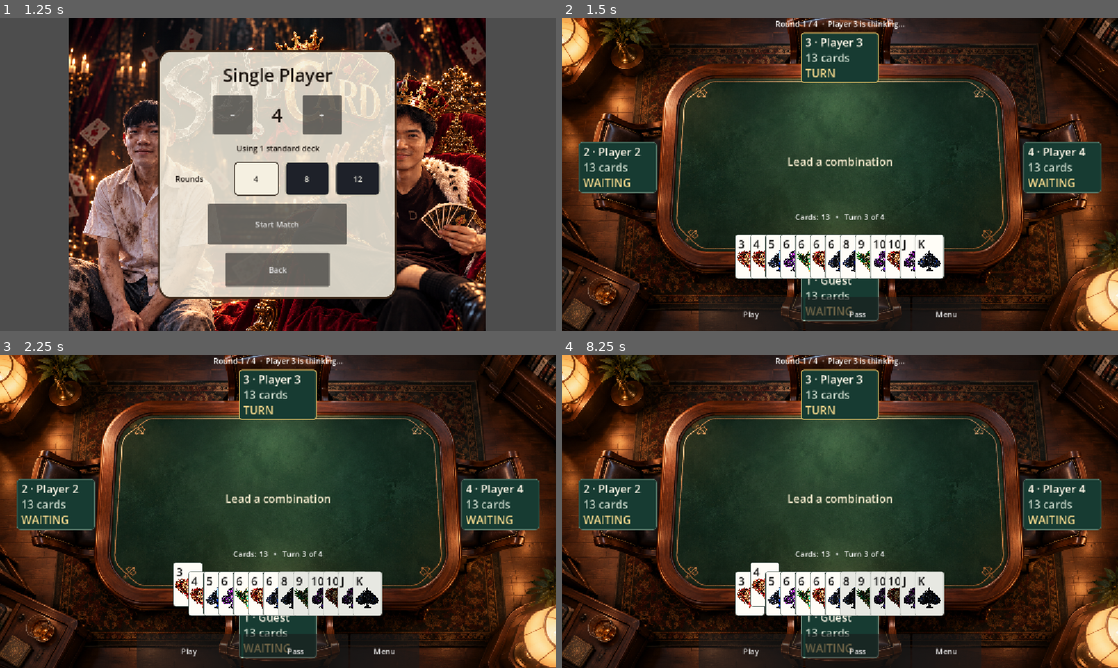
Above: before the commit, frames 1-4 (two rows, left to right).
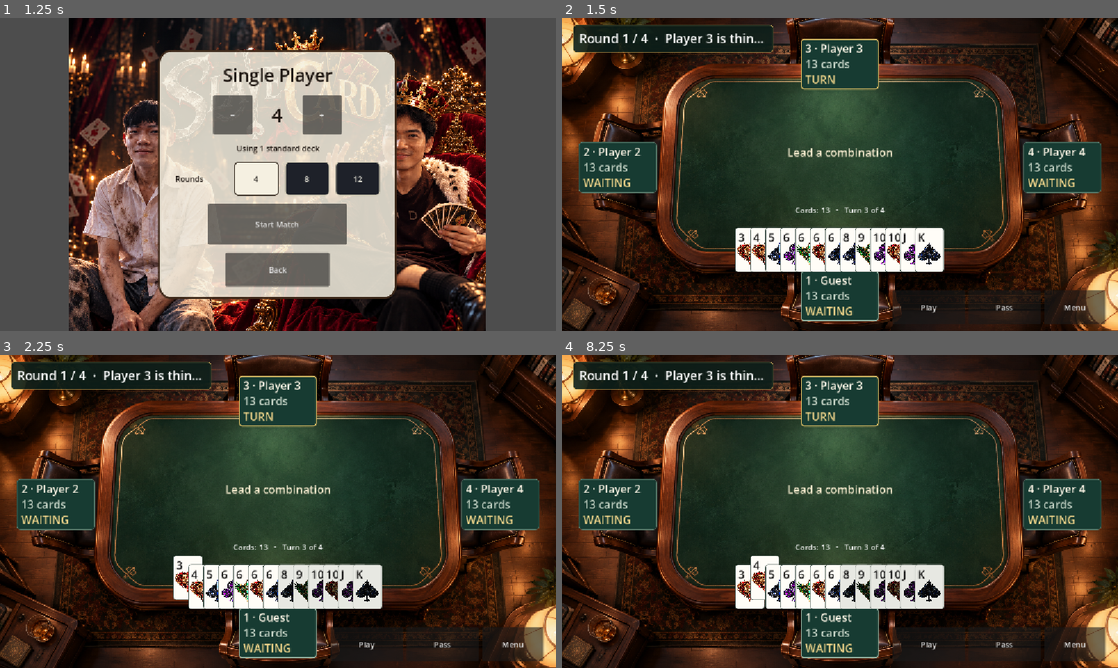
Above: after the commit, the same moments.

Repository: Bankydog/slave-card
Game: Godot game, scene res://scenes/main.tscn
Two runs of this game, one before a commit and one after it. Both use one fixed random seed, a clock stepped at 60 frames per second and the inputs below.
Inputs (mouse positions are in pixels of both pictures, inside the frame that each line leads up to):
- Up to frame 1 (1.25 s): click "Single Player" at 0.5 s
- Up to frame 2 (1.5 s): click "Start Match" at 1.25 s
- Up to frame 3 (2.25 s): click (189, 592) at 2.02 s
- Up to frame 4 (8.25 s): click (751, 583) at 2.77 s; click (751, 592) at 3.52 s; click (751, 583) at 4.27 s; click (751, 586) at 5.02 s; click (751, 577) at 5.77 s; click (751, 586) at 6.52 s; click (751, 577) at 7.27 s; click (762, 592) at 8.02 s

Frame 1 is identical in both runs. In frame 2, 11% of the frame differs, in the area x 2-98%, y 0-100%; in frame 3, 11%; in frame 4, 11%.

Commit message:
Adjust gameplay HUD layout

Diff:
--- a/scripts/ui/game_ui.gd
+++ b/scripts/ui/game_ui.gd
@@ -399,9 +399,32 @@
 	root.set_anchors_and_offsets_preset(Control.PRESET_FULL_RECT)
 	root.add_theme_constant_override("separation", roundi((4.0 if _is_compact_view() else 10.0) * _display_scale()))
 	add_child(root)
+	var status_panel := PanelContainer.new()
+	status_panel.name = "RoundStatusPanel"
+	status_panel.mouse_filter = Control.MOUSE_FILTER_IGNORE
+	status_panel.set_anchors_and_offsets_preset(Control.PRESET_TOP_LEFT)
+	var hud_scale := _display_scale()
+	status_panel.position = Vector2(16.0, 10.0) * hud_scale
+	status_panel.size = Vector2(get_viewport_rect().size.x * 0.36, 40.0 * hud_scale)
+	var status_style := StyleBoxFlat.new()
+	status_style.bg_color = Color(0.05, 0.12, 0.10, 0.90)
+	status_style.border_color = Color("#c9a958")
+	status_style.set_border_width_all(1)
+	status_style.set_corner_radius_all(6)
+	status_style.content_margin_left = 8.0 * hud_scale
+	status_style.content_margin_right = 8.0 * hud_scale
+	status_style.content_margin_top = 3.0 * hud_scale
+	status_style.content_margin_bottom = 3.0 * hud_scale
+	status_panel.add_theme_stylebox_override("panel", status_style)
+	add_child(status_panel)
 	title_label = Label.new()
-	title_label.horizontal_alignment = HORIZONTAL_ALIGNMENT_CENTER
-	root.add_child(title_label)
+	title_label.horizontal_alignment = HORIZONTAL_ALIGNMENT_LEFT
+	title_label.vertical_alignment = VERTICAL_ALIGNMENT_CENTER
+	title_label.clip_text = true
+	title_label.text_overrun_behavior = TextServer.OVERRUN_TRIM_ELLIPSIS
+	title_label.add_theme_font_size_override("font_size", maxi(16, roundi(18.0 * hud_scale)))
+	status_panel.add_child(title_label)
+	_layout_round_status_panel()
 	table_presentation = TablePresentationScript.new()
 	table_presentation.size_flags_horizontal = Control.SIZE_EXPAND_FILL
 	table_presentation.size_flags_vertical = Control.SIZE_EXPAND_FILL
@@ -422,37 +445,60 @@
 	hand_box.alignment = BoxContainer.ALIGNMENT_CENTER
 	hand_box.add_theme_constant_override("separation", roundi((-21.0 if _is_compact_view() else -29.0) * _display_scale()))
 	hand_center.add_child(hand_box)
+	var action_margin := MarginContainer.new()
+	action_margin.size_flags_horizontal = Control.SIZE_EXPAND_FILL
+	action_margin.add_theme_constant_override("margin_right", roundi(18.0 * _display_scale()))
+	action_margin.add_theme_constant_override("margin_bottom", roundi(10.0 * _display_scale()))
+	root.add_child(action_margin)
+	var action_row := HBoxContainer.new()
+	action_row.size_flags_horizontal = Control.SIZE_EXPAND_FILL
+	action_margin.add_child(action_row)
+	var action_spacer := Control.new()
+	action_spacer.size_flags_horizontal = Control.SIZE_EXPAND_FILL
+	action_row.add_child(action_spacer)
 	buttons_box = HBoxContainer.new()
-	buttons_box.alignment = BoxContainer.ALIGNMENT_CENTER
-	root.add_child(buttons_box)
+	buttons_box.alignment = BoxContainer.ALIGNMENT_END
+	buttons_box.add_theme_constant_override("separation", roundi((5.0 if _is_compact_view() else 10.0) * _display_scale()))
+	action_row.add_child(buttons_box)
 	var play := Button.new()
 	play.name = "PlayButton"
 	play.text = "Play"
-	play.custom_minimum_size = Vector2(150, 48 if _is_compact_view() else 56) * _display_scale()
+	play.custom_minimum_size = Vector2(104 if _is_compact_view() else 150, 48 if _is_compact_view() else 56) * _display_scale()
 	play.pressed.connect(_play_selected)
 	buttons_box.add_child(play)
 	var pass_button := Button.new()
 	pass_button.name = "PassButton"
 	pass_button.text = "Pass"
-	pass_button.custom_minimum_size = Vector2(150, 48 if _is_compact_view() else 56) * _display_scale()
+	pass_button.custom_minimum_size = Vector2(104 if _is_compact_view() else 150, 48 if _is_compact_view() else 56) * _display_scale()
 	pass_button.pressed.connect(_pass)
 	buttons_box.add_child(pass_button)
 	var exchange_button := Button.new()
 	exchange_button.name = "ExchangeButton"
 	exchange_button.text = "Return selected"
-	exchange_button.custom_minimum_size = Vector2(190, 48 if _is_compact_view() else 56) * _display_scale()
+	exchange_button.custom_minimum_size = Vector2(154 if _is_compact_view() else 190, 48 if _is_compact_view() else 56) * _display_scale()
 	exchange_button.pressed.connect(_submit_local_exchange)
 	exchange_button.hide()
 	buttons_box.add_child(exchange_button)
 	var menu := Button.new()
 	menu.text = "Menu"
-	menu.custom_minimum_size = Vector2(100, 48 if _is_compact_view() else 56) * _display_scale()
+	menu.custom_minimum_size = Vector2(88 if _is_compact_view() else 100, 48 if _is_compact_view() else 56) * _display_scale()
 	menu.pressed.connect(_return_to_main_menu)
 	buttons_box.add_child(menu)
 
+func _layout_round_status_panel() -> void:
+	if not is_instance_valid(title_label):
+		return
+	var panel := title_label.get_parent() as Control
+	if not is_instance_valid(panel):
+		return
+	var hud_scale := _display_scale()
+	panel.position = Vector2(16.0, 10.0) * hud_scale
+	panel.size = Vector2(get_viewport_rect().size.x * 0.36, 40.0 * hud_scale)
+
 func _refresh() -> void:
 	if state == null or not is_instance_valid(hand_box):
 		return
+	_layout_round_status_panel()
 	if local_phase == "results":
 		return
 	if state.finishing_order.size() == state.players.size():
--- a/scripts/ui/multiplayer_flow.gd
+++ b/scripts/ui/multiplayer_flow.gd
@@ -62,6 +62,7 @@
 func _ready() -> void:
 	name = "MultiplayerFlow"
 	set_anchors_and_offsets_preset(Control.PRESET_FULL_RECT)
+	resized.connect(_layout_game_status_panel)
 	endpoint = ClientEndpointScript.new()
 	endpoint.name = "NetworkEndpoint"
 	add_child(endpoint)
@@ -150,14 +151,55 @@
 		add_child(root)
 	root.add_theme_constant_override("separation", roundi((4.0 if _is_compact_view() else 12.0) * _display_scale()))
 	if not title_text.is_empty():
-		var heading := Label.new()
-		heading.text = title_text
-		heading.horizontal_alignment = HORIZONTAL_ALIGNMENT_CENTER
-		heading.vertical_alignment = VERTICAL_ALIGNMENT_CENTER
-		heading.custom_minimum_size.y = 36.0 * _display_scale()
-		heading.add_theme_font_size_override("font_size", maxi(16, roundi((22.0 if _is_compact_view() else 32.0) * _display_scale())))
-		root.add_child(heading)
+		if page == "game":
+			_add_game_status_panel(title_text)
+		else:
+			var heading := Label.new()
+			heading.text = title_text
+			heading.horizontal_alignment = HORIZONTAL_ALIGNMENT_CENTER
+			heading.vertical_alignment = VERTICAL_ALIGNMENT_CENTER
+			heading.custom_minimum_size.y = 36.0 * _display_scale()
+			heading.add_theme_font_size_override("font_size", maxi(16, roundi((22.0 if _is_compact_view() else 32.0) * _display_scale())))
+			root.add_child(heading)
 	return root
+
+func _add_game_status_panel(status_text: String) -> void:
+	var status_panel := PanelContainer.new()
+	status_panel.name = "RoundStatusPanel"
+	status_panel.mouse_filter = Control.MOUSE_FILTER_IGNORE
+	status_panel.set_anchors_and_offsets_preset(Control.PRESET_TOP_LEFT)
+	var hud_scale := _display_scale()
+	status_panel.position = Vector2(16.0, 10.0) * hud_scale
+	status_panel.size = Vector2(get_viewport_rect().size.x * 0.36, 40.0 * hud_scale)
+	var status_style := StyleBoxFlat.new()
+	status_style.bg_color = Color(0.05, 0.12, 0.10, 0.90)
+	status_style.border_color = Color("#c9a958")
+	status_style.set_border_width_all(1)
+	status_style.set_corner_radius_all(6)
+	status_style.content_margin_left = 8.0 * hud_scale
+	status_style.content_margin_right = 8.0 * hud_scale
+	status_style.content_margin_top = 3.0 * hud_scale
+	status_style.content_margin_bottom = 3.0 * hud_scale
+	status_panel.add_theme_stylebox_override("panel", status_style)
+	add_child(status_panel)
+	var heading := Label.new()
+	heading.name = "RoundStatus"
+	heading.text = status_text
+	heading.horizontal_alignment = HORIZONTAL_ALIGNMENT_LEFT
+	heading.vertical_alignment = VERTICAL_ALIGNMENT_CENTER
+	heading.clip_text = true
+	heading.text_overrun_behavior = TextServer.OVERRUN_TRIM_ELLIPSIS
+	heading.add_theme_font_size_override("font_size", maxi(16, roundi(18.0 * hud_scale)))
+	status_panel.add_child(heading)
+	_layout_game_status_panel()
+
+func _layout_game_status_panel() -> void:
+	var panel := find_child("RoundStatusPanel", true, false) as Control
+	if not is_instance_valid(panel):
+		return
+	var hud_scale := _display_scale()
+	panel.position = Vector2(16.0, 10.0) * hud_scale
+	panel.size = Vector2(get_viewport_rect().size.x * 0.36, 40.0 * hud_scale)
 
 func _line_edit(parent: Control, value: String, hint: String, changed: Callable) -> LineEdit:
 	var edit := LineEdit.new()
--- a/scripts/ui/table_presentation.gd
+++ b/scripts/ui/table_presentation.gd
@@ -282,6 +282,8 @@
 		var center_offset_y := viewport_size.y * 0.5 - global_origin.y - size.y * 0.5
 		if count <= 4:
 			center_offset_y -= viewport_size.y * 0.04
+			if compact_view:
+				center_offset_y -= viewport_size.y * 0.03
 		center_layer.offset_top = center_offset_y
 		center_layer.offset_bottom = center_offset_y
 	var seat_width := (112.0 if compact_view else 144.0) * layout_scale if count == 4 else (112.0 if compact_view else 152.0) * layout_scale
@@ -313,7 +315,8 @@
 	result[0] = Vector2(0.5, 0.86)
 	var opponents := count - 1
 	if count >= 2 and count <= 4:
-		var chair_positions: Array[Vector2] = [Vector2(0.5, 0.88), Vector2(0.1, 0.47), Vector2(0.5, 0.12), Vector2(0.9, 0.47)]
+		var top_seat_y := 0.14 if compact else 0.09
+		var chair_positions: Array[Vector2] = [Vector2(0.5, 0.88), Vector2(0.1, 0.47), Vector2(0.5, top_seat_y), Vector2(0.9, 0.47)]
 		var normalized_local_index := posmod(local_index, count)
 		for i in range(count):
 			var seat_offset := posmod(i - normalized_local_index, count)
Not shown, changed: web-build/index.html
Not shown, changed: web-build/index.pck
